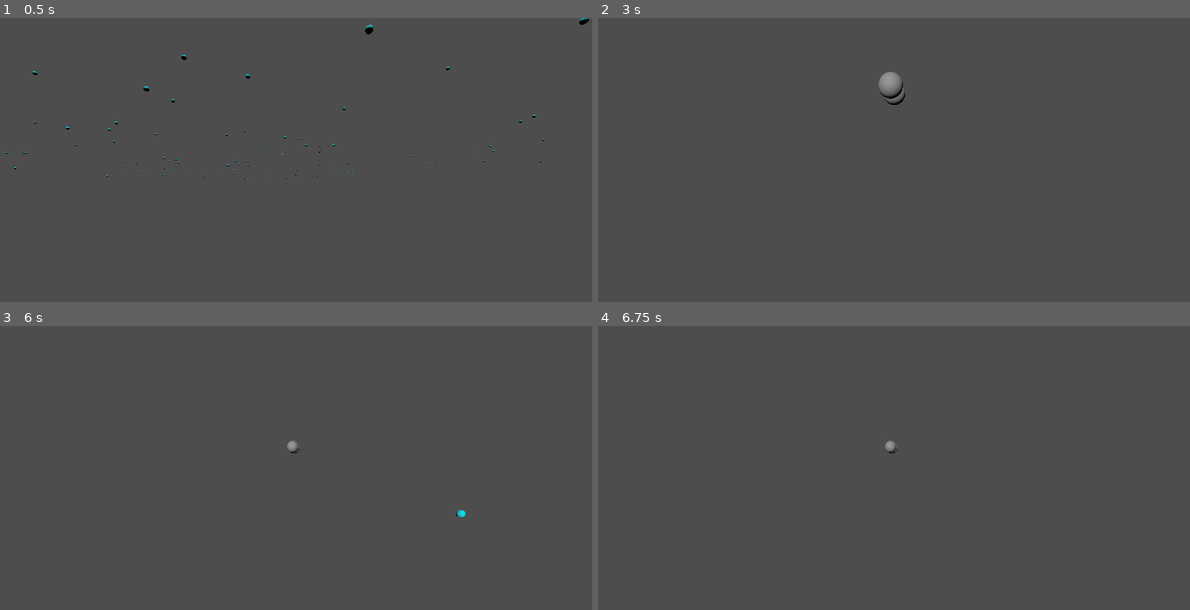
Above: before the commit, frames 1-4 (two rows, left to right).
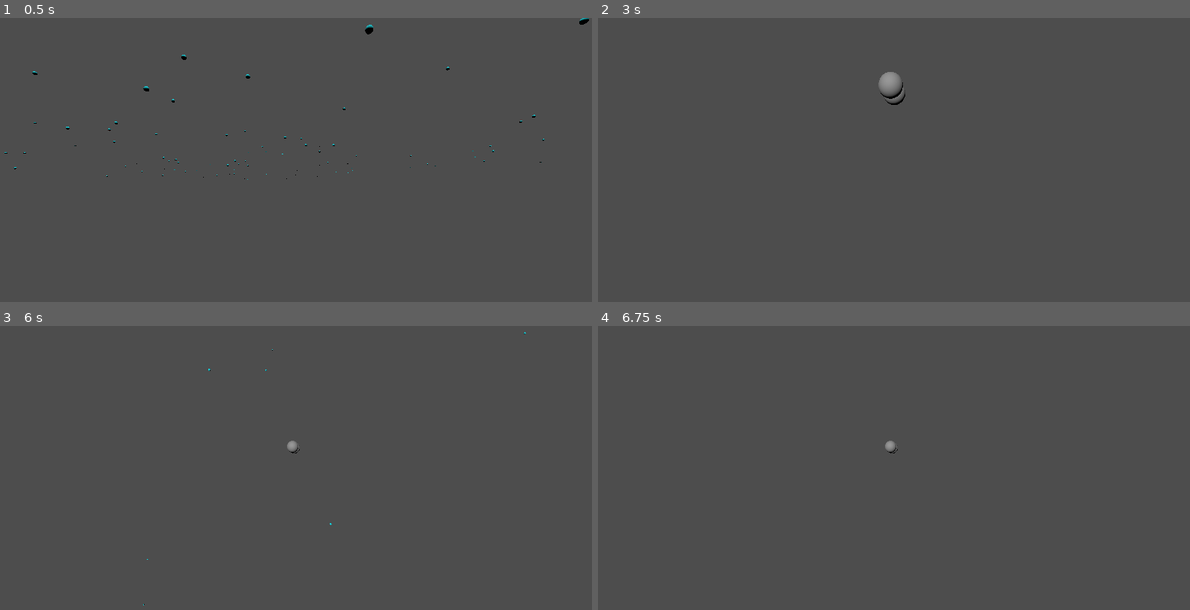
Above: after the commit, the same moments.

Repository: ayylol/tree_roots
Game: Godot game, scene res://default_scene.tscn
Same seed, same stepped clock (60 frames per second), same inputs: the game is played once before the commit and once after it.
Inputs (mouse positions are in pixels of both pictures, inside the frame that each line leads up to):
- Up to frame 1 (0.5 s): no input
- Up to frame 2 (3 s): tap Enter at 0.5, 2 s; move the mouse to (1024, 168) at 0.52 s; hold E (Decimate) 0.53-1.28 s; tap A (AddAttractor) at 0.6 s; tap Space (StepSCA) at 1.25, 2.75 s; move the mouse to (769, 202) at 1.27 s; tap W (ClearPoints) at 1.35 s; move the mouse to (953, 111) at 2.02 s; hold Middle mouse button (MoveCamera) 2.03-2.78 s; hold E (Decimate) from 2.03 s (still down); move the mouse to (858, 253) at 2.77 s; tap R (Output) at 2.85 s
- Up to frame 3 (6 s): tap Enter at 3.5 s; move the mouse to (473, 544) at 3.52 s; release E (Decimate) at 3.53 s; tap Space (StepSCA) at 3.6, 4.25 s; move the mouse to (112, 442) at 4.27 s; tap Mouse wheel up (ZoomIn) at 4.35 s; move the mouse to (319, 493) at 5.02 s; hold Mouse wheel down (ZoomOut) 5.03-5.78 s; move the mouse to (201, 411) at 5.77 s; hold E (Decimate) from 5.78 s (still down); tap A (AddAttractor) at 5.85 s
- Up to frame 4 (6.75 s): keep holding E (Decimate); move the mouse to (1024, 476) at 6.52 s; tap W (ClearPoints) at 6.6 s

Frames 1-2 are identical in both runs. In frame 3, less than 0.1% of the frame differs, in the area x 24-89%, y 2-99%; in frame 4, nothing differs.

Commit message:
Add multiple collision areas for attractor spawn

Diff:
--- a/attractor_area.gd
+++ b/attractor_area.gd
@@ -14,8 +14,10 @@
 var counter = 0
 
 var attractor_scene = preload("res://attractor_point.tscn")
+var current_area = null
 
 @onready var SpawnArea = $SpawnArea
+@onready var SpawnArea2 = $SpawnArea2
 @onready var PointsParent = $PointsParent
 @onready var StartSegment = $SegmentsParent/Segment
 
@@ -23,22 +25,28 @@
 func _ready():
 	StartSegment.init($SegmentsParent.global_position)
 	# Find the extents of the Bounds
-	for point_local in SpawnArea.shape.points:
-		var point = SpawnArea.to_global(point_local)
+	set_spawnarea(SpawnArea)
+	make_attractors(max_attractors)
+	set_spawnarea(SpawnArea2)
 
+func set_spawnarea(shape):
+	if (current_area != null): current_area.disabled = true
+	current_area = shape
+	shape.disabled = false
+
+	max_extent = Vector3(1,1,1)*-1.79769e308
+	min_extent = Vector3(1,1,1)*1.79769e308
+	for point_local in shape.shape.points:
+		var point = shape.to_global(point_local)
 		max_extent.x = maxf(point.x,max_extent.x)
 		max_extent.y = maxf(point.y,max_extent.y)
 		max_extent.z = maxf(point.z,max_extent.z)
-
 		min_extent.x = minf(point.x,min_extent.x)
 		min_extent.y = minf(point.y,min_extent.y)
 		min_extent.z = minf(point.z,min_extent.z)
 
 	var extent = abs(max_extent-min_extent)
-
 	max_dist = maxf(maxf(extent.x,extent.y),extent.z)
-
-	make_attractors(max_attractors)
 
 func _physics_process(_delta):
 	if(sca_on):
--- a/attractor_area.tscn
+++ b/attractor_area.tscn
@@ -7,7 +7,6 @@
 points = PackedVector3Array(-0.404649, 0.188683, -2.88232, -0.348036, 0.564504, -2.80045, 1.82822, 0.445489, -2.52514,  …(5722 unchanged characters)…
 
 [node name="AttractorArea" type="StaticBody3D"]
-transform = Transform3D(1, 0, 0, 0, 1, 0, 0, 0, 1, 0, 0, 0)
 collision_layer = 8
 collision_mask = 0
 script = ExtResource("1_t88um")
@@ -16,6 +15,12 @@
 [node name="SpawnArea" type="CollisionShape3D" parent="."]
 transform = Transform3D(6.32488, -0.0222713, 6.03466, 0.0144204, 1.08253, 0.306512, -4.92136, -0.0254509, 7.7566, -0.300922, -2.22668, -0.221484)
 shape = SubResource("ConvexPolygonShape3D_5ol1b")
+disabled = true
+
+[node name="SpawnArea2" type="CollisionShape3D" parent="."]
+transform = Transform3D(-5.9871, 0.508315, -4.64545, -0.291837, -7.57587, -0.452846, -4.66406, -0.178476, 5.99156, 0, -7.75976, 0)
+shape = SubResource("ConvexPolygonShape3D_5ol1b")
+disabled = true
 
 [node name="PointsParent" type="Node3D" parent="."]
 
Not shown, changed: roots.data
